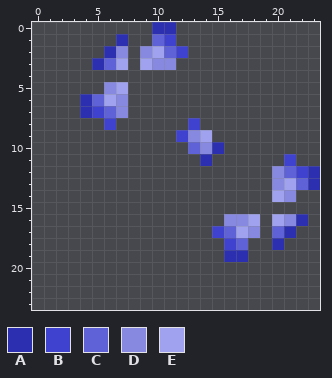
Pixel-art sprite, stored at Resources/Textures/Items/Weapons/Melee/Hammush_Glow.png. The picture above was drawn from the file before the commit.
The file is 48x48 pixels, drawn in blocks of 2x2; one block is one cell here.
Palette (. is transparent): A #2c2fb0  B #3f42cf  C #5f62d7  D #8789e1  E #a0a2f0
Pixels before, first column x 4:
 0 ......AA............
 1 ...A..CB............
 2 ..AD.DECB...........
 3 .ACE.EDD............
 4 ....................
 5 ..DE................
 6 ACED................
 7 ABCD................
 8 ..B......B..........
 9 ........BDE.........
10 .........CDA........
11 ..........A......B..
12 ................DCBA
13 ................DECA
14 ................ED..
15 ....................
16 ............DDE.EDA.
17 ...........BCED.CA..
18 ............BC..A...
19 ............AA......
Now the later version:
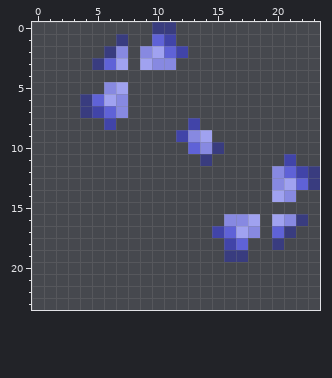
What changed:
colour A: #2c2fb0 -> #2c2fb07f
colour B: #3f42cf -> #3f42cfb2
Where, in picture pixels (left, top, right, bottom), the same in both pictures:
changed: (80, 22, 320, 262)
